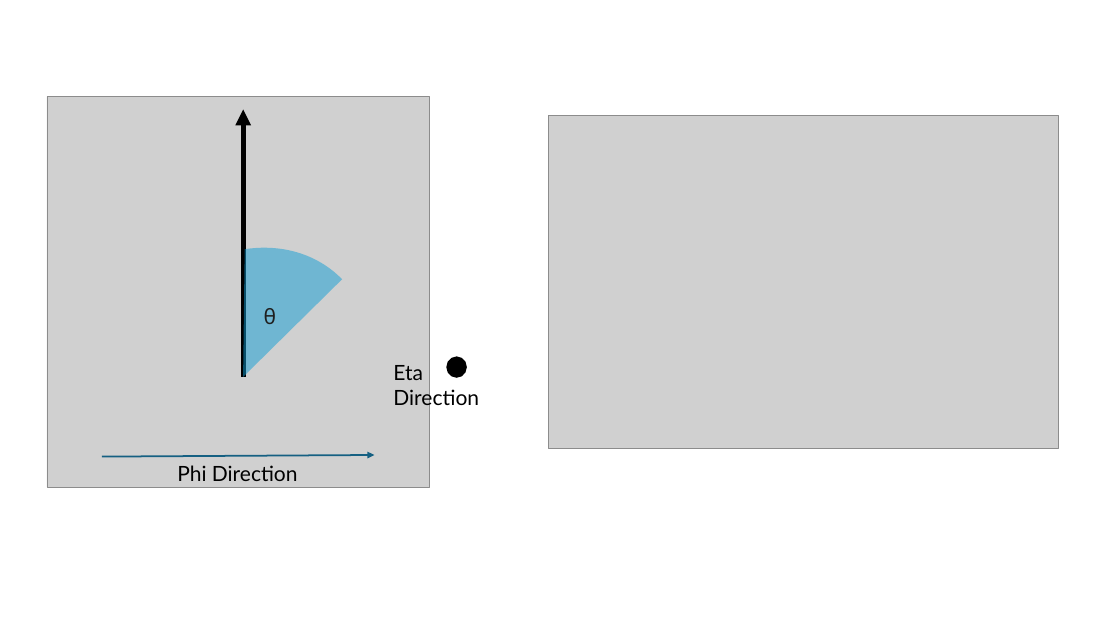
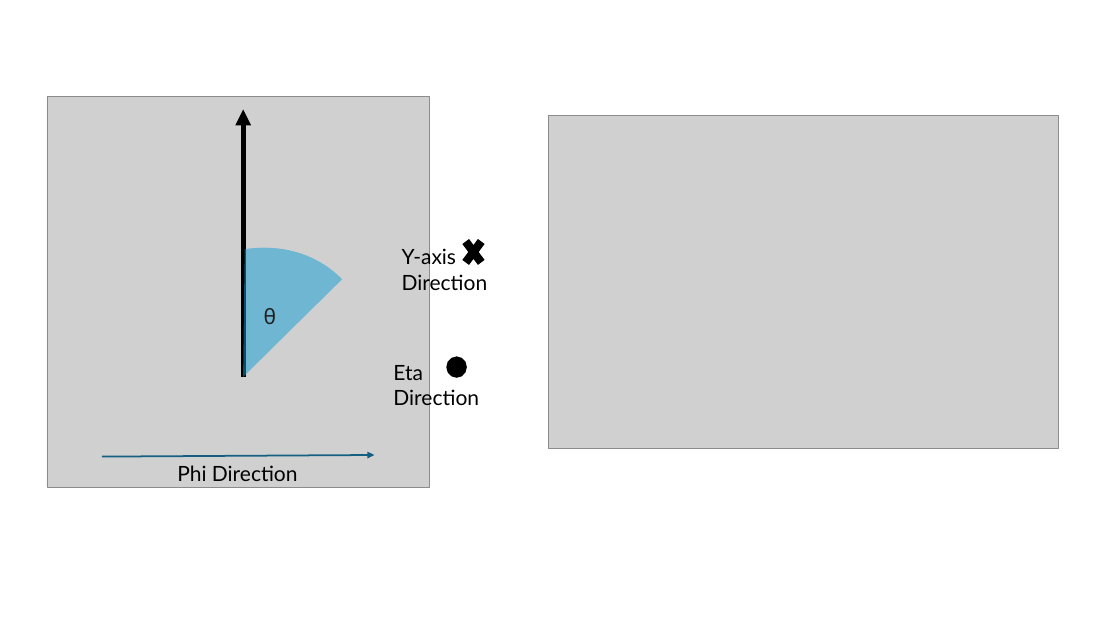
Before and after one commit to PatrickC12/ProAnubisReconstruction, a slide deck: slide 6 of ProAnubis_CERN/Investigations/Pictures.pptx (slide 7 before the commit). Drawn at 1120x630 pixels with LibreOffice and Linux fonts; fonts in the diff are those of the drawing; grey boxes stand for pictures. Boxes give left, top, right and bottom in pixels: in the first picture for what was removed or moved away, otherwise in the second. Text is boxed around its words. In the diff, an @@ line names an element or a change of style, - is before the commit and + after.

```diff
--- a/ProAnubis_CERN/Investigations/Pictures.pptx
+++ b/ProAnubis_CERN/Investigations/Pictures.pptx
@@ cross added at bbox=[460, 234, 487, 271], fill #000000, outline #000000 1.5 pt @@
@@ text added at bbox=[402, 246, 488, 294], 18 pt, text #000000 @@
+Y-axis Direction
```
Also in this commit, not shown: 1 other slide changed, 8 slides added, 8 other files.
